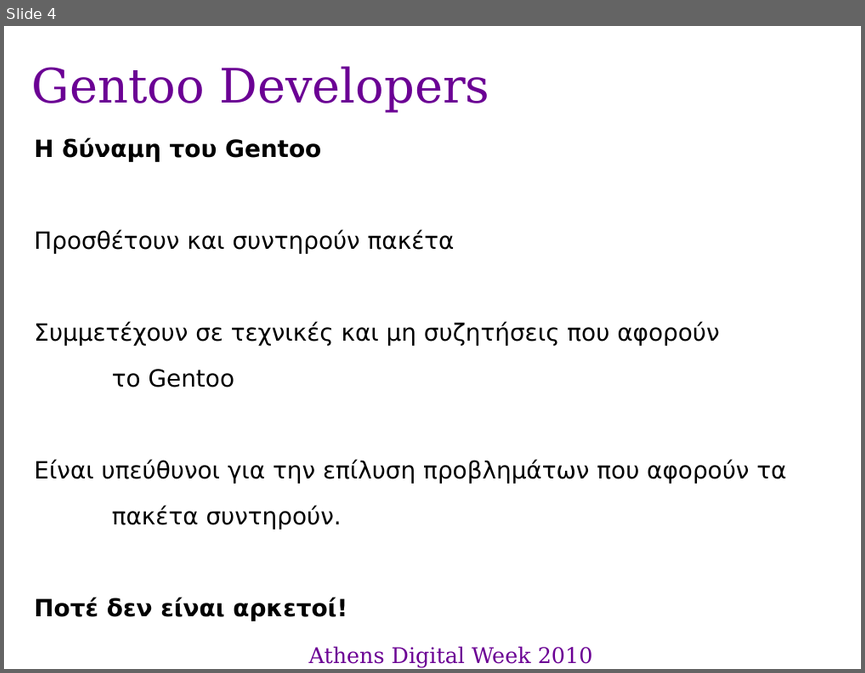
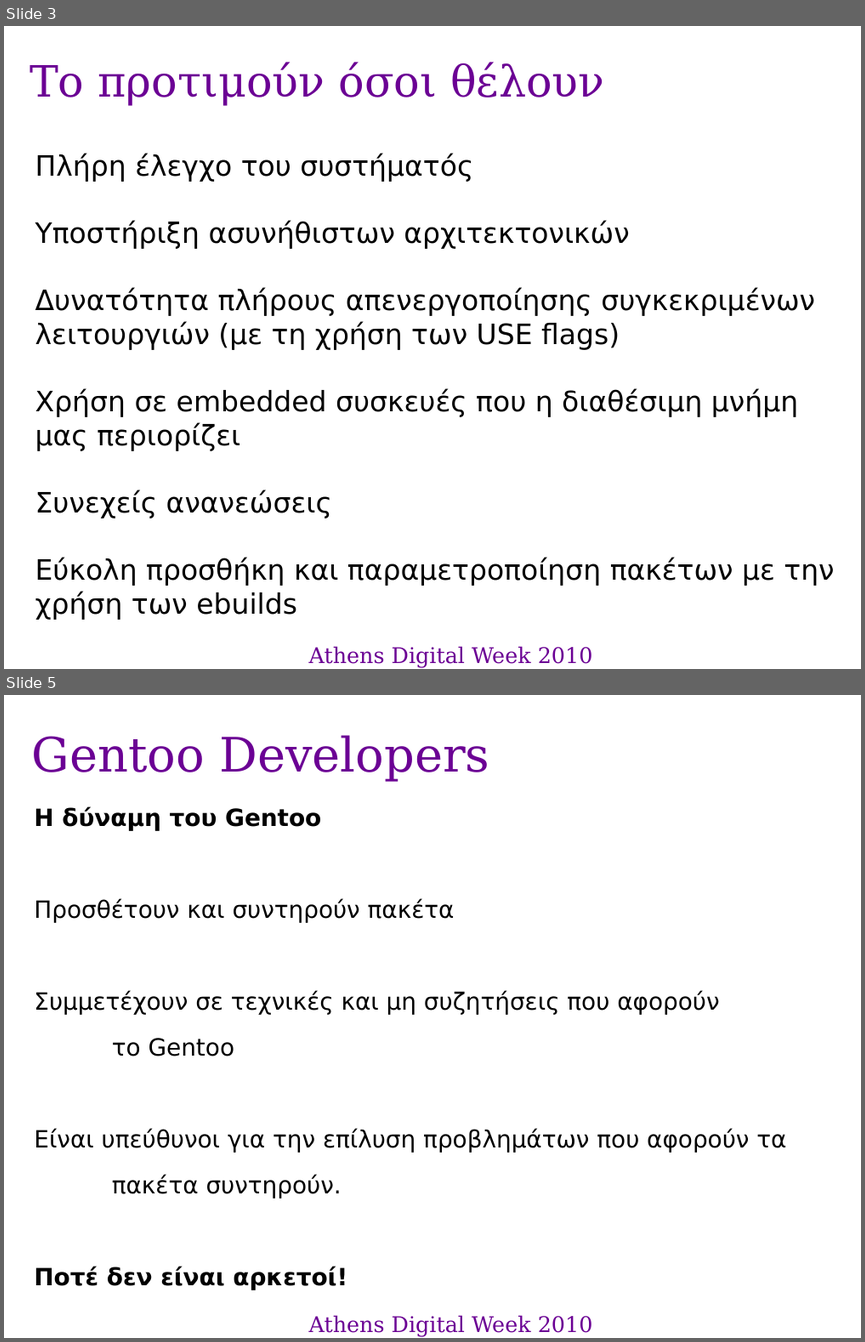
Before and after one commit to gentoo-el/presentations, a slide deck: adw_2010.odp. Shown one above the other, each under a label of ours: slide 4 before the commit, slides 3 and 5 after it; the slides between them are not shown. The pictures are 865x673 and 865x1342 pixels, drawn with LibreOffice and Linux fonts; fonts in the diff are those of the drawing; background and template pictures are left out. Boxes give left, top, right and bottom in pixels: in the first picture for what was removed or moved away, otherwise in the second. Text is boxed around its words. In the diff, an @@ line names an element or a change of style, - is before the commit and + after.

```diff
--- a/adw_2010.odp
+++ b/adw_2010.odp
@@ slide 3 added at (x1=4, y1=26, x2=861, y2=669), background picture (left out) @@
@@ title added at (x1=30, y1=62, x2=604, y2=106), 40 pt, text #6B0094 @@
+Το προτιμούν όσοι θέλουν
@@ text added at (x1=35, y1=153, x2=834, y2=619), 26 pt, text #000000 @@
+Πλήρη έλεγχο του συστήματός
+Υποστήριξη ασυνήθιστων αρχιτεκτονικών
+Δυνατότητα πλήρους απενεργοποίησης συγκεκριμένων
+λειτουργιών (με τη χρήση των USE flags)
+Χρήση σε embedded συσκευές που η διαθέσιμη μνήμη
+μας περιορίζει
+Συνεχείς ανανεώσεις
+Εύκολη προσθήκη και παραμετροποίηση πακέτων με την
+χρήση των ebuilds
@@ title added at (x1=309, y1=646, x2=593, y2=668), 20 pt, text #6B0094 @@
+Athens Digital Week 2010
@@ what was slide 4 is now slide 5 @@
```
Also in this commit, not shown: 2 slides changed.
